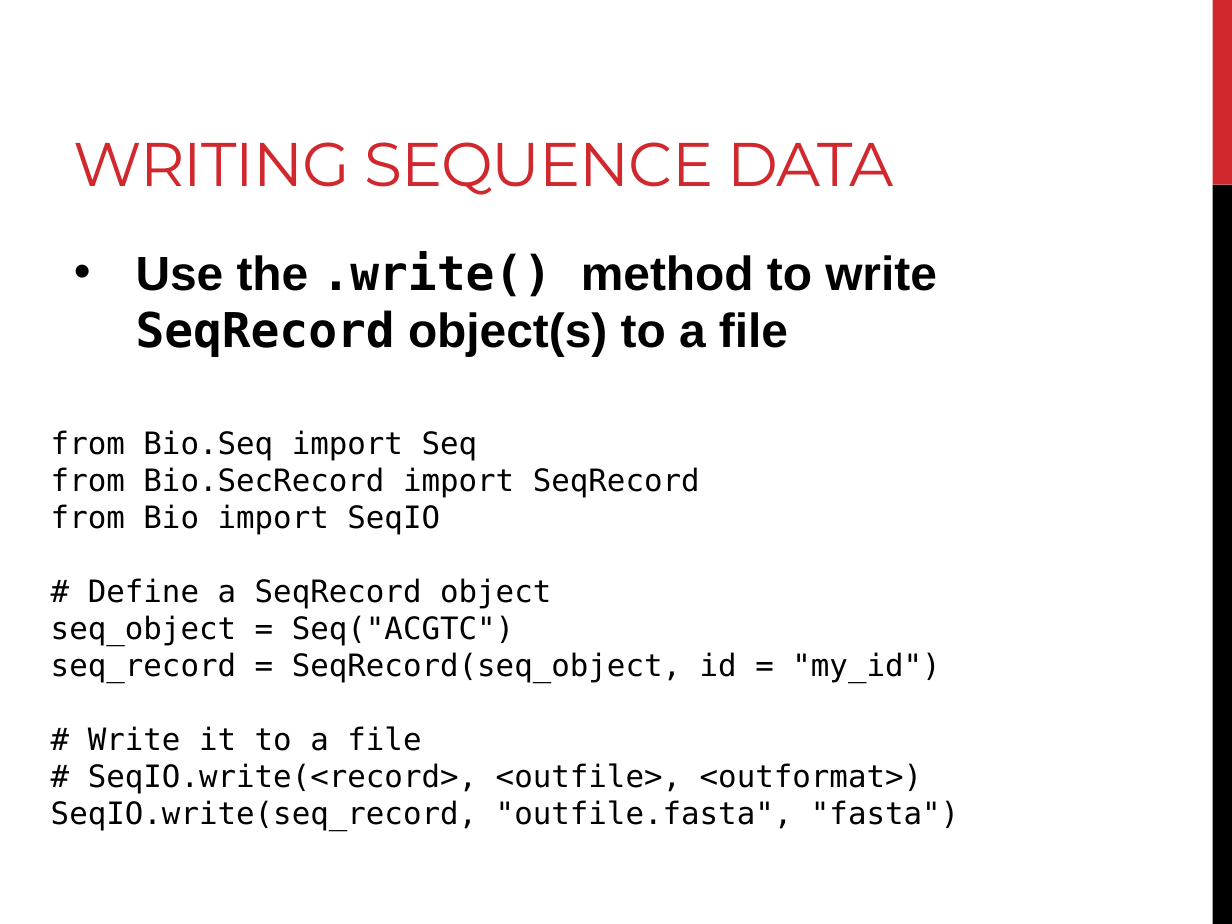
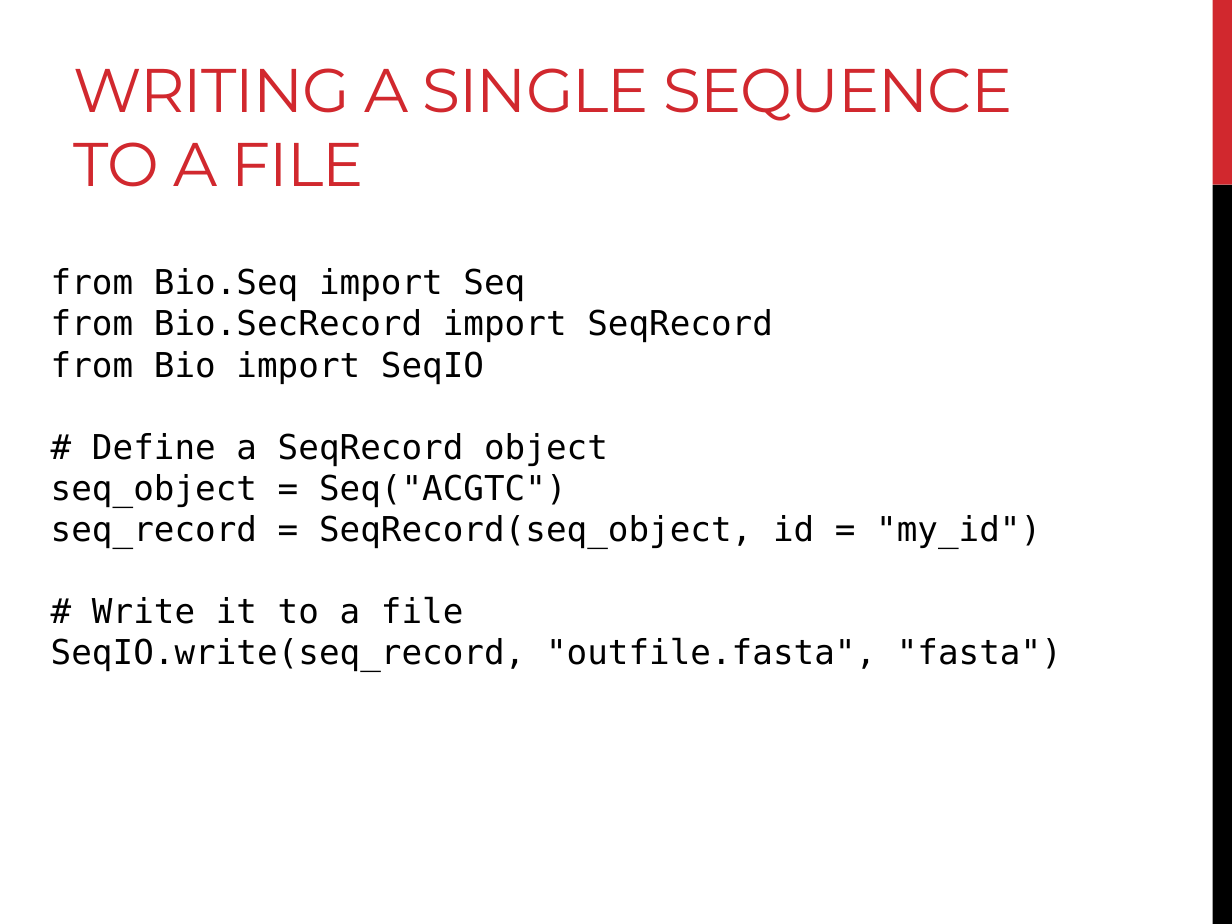
Before and after one commit to BjornFJohansson/ccbb_bigdata2015_python, a slide deck: slide 39 of slides/day4_slides.pptx (slide 32 before the commit). Drawn at 1232x924 pixels with LibreOffice and Linux fonts; fonts in the diff are those of the drawing. Boxes give left, top, right and bottom in pixels: in the first picture for what was removed or moved away, otherwise in the second. Text is boxed around its words. In the diff, an @@ line names an element or a change of style, - is before the commit and + after.

```diff
--- a/slides/day4_slides.pptx
+++ b/slides/day4_slides.pptx
@@ title at (74, 68, 1012, 187): text changed @@
-WRITING SEQUENCE DATA
+WRITING A SINGLE SEQUENCE TO A FILE
@@ text "from Bio.Seq import Seq": place and size @@
-text "from Bio.Seq import Seq" at (51, 430, 959, 831)
+text "from Bio.Seq import Seq" at (51, 268, 1062, 672)
@@ text "from Bio.Seq import Seq" at (51, 268, 1062, 672): size 18 to 20 pt @@
@@ text removed at (136, 251, 937, 357) @@
-• Use the .write() method to write SeqRecord object(s) to a file
@@ text at (88, 763, 922, 794): paragraph removed @@
-# SeqIO.write(<record>, <outfile>, <outformat>)
```
Also in this commit, not shown: 18 other slides changed, 10 slides added, 5 slides removed, 3 other files.
